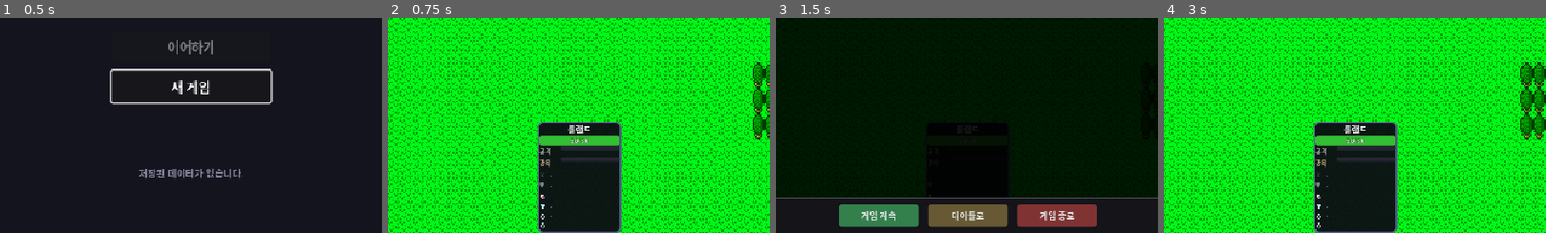
Above: before the commit, frames 1-4 (left to right).
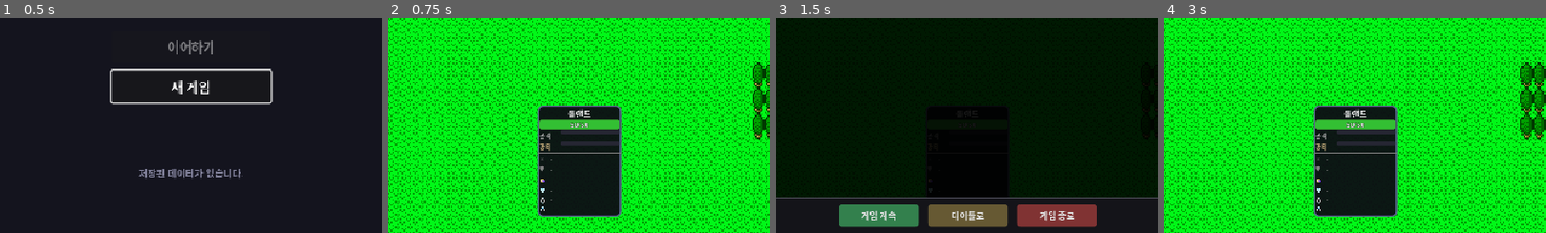
Above: after the commit, the same moments.

Repository: limmmmmmn/Appears-Appears
Game: Godot game, scene res://scenes/main/Main.tscn
Two runs of this game, one before a commit and one after it. Both use one fixed random seed, a clock stepped at 60 frames per second and the inputs below.
Inputs (mouse positions are % of the whole screen's width and height, from its top left):
- Up to frame 1 (0.5 s): no input
- Up to frame 2 (0.75 s): click "새 게임" at 0.5 s
- Up to frame 3 (1.5 s): click "☰" at 1.25 s
- Up to frame 4 (3 s): click "게임 계속" at 2 s; tap Enter at 2.75, 2.85 s; move the mouse to (72, 45) at 2.77 s; hold Right (ui_right) from 2.78 s (still down); click (72, 45) at 2.92 s
The pictures show only the part of the screen within x 25-75%, y 50-100%; the shares and areas given below are measured in that part.

Frame 1 is identical in both runs. In frame 2, 6.5% of the frame differs, in the area x 39-62%, y 40-100%; in frame 3, less than 0.1%; in frame 4, 6.5%.

Commit message:
fix: 카드 잘림 + 파티원 ATB 동기화 + 디버그 제거
- BottomPartyCards.tscn: clip_contents 제거, 높이 증가 (-160px)
- ATBManager: _sync_party_heroes() 추가 - 새 파티원 자동 ATB 등록
- 디버그 print 문 모두 제거

https://claude.ai/code/session_01EZ6NoE27XLb4yKkHJtDRDN

Diff:
--- a/scenes/ui/BottomPartyCards.tscn
+++ b/scenes/ui/BottomPartyCards.tscn
@@ -3,12 +3,11 @@
 [ext_resource type="Script" path="res://scripts/ui/field/BottomPartyCards.gd" id="1_script"]
 
 [node name="BottomPartyCards" type="Control"]
-clip_contents = true
 anchors_preset = 12
 anchor_top = 1.0
 anchor_right = 1.0
 anchor_bottom = 1.0
-offset_top = -140.0
+offset_top = -160.0
 grow_horizontal = 2
 grow_vertical = 0
 script = ExtResource("1_script")
--- a/scripts/autoload/ATBManager.gd
+++ b/scripts/autoload/ATBManager.gd
@@ -81,8 +81,25 @@
 	is_paused = paused
 
 
+func _sync_party_heroes() -> void:
+	## 파티 영웅과 ATB 목록 동기화 (새 영웅 추가)
+	var heroes := PartyManager.get_alive_heroes()
+	for hero in heroes:
+		if not hero_atb.has(hero.id):
+			var hero_dex: int = hero.get_dex()
+			var initial_atb: float = randf_range(0, 30) + hero_dex * 0.5
+			hero_atb[hero.id] = {
+				"hero": hero,
+				"atb": minf(initial_atb, ATB_MAX - 1),
+				"speed": hero_dex
+			}
+
+
 func _update_hero_atb(delta: float) -> void:
 	## 영웅 ATB 업데이트
+	# 새 영웅이 파티에 추가되었으면 ATB에 등록
+	_sync_party_heroes()
+
 	var ready_hero: Hero = null
 	var highest_atb: float = 0.0
 
--- a/scripts/battle/BattleWindow.gd
+++ b/scripts/battle/BattleWindow.gd
@@ -583,7 +583,6 @@
 		return
 
 	_bring_to_front()
-	print("[BattleWindow] execute_hero_attack emit: ", hero.id)
 	BattleManager.hero_attacked.emit(hero.id)
 
 	var skill_data: Dictionary = DataManager.get_skill(skill_id)
@@ -754,7 +753,6 @@
 		return
 
 	_bring_to_front()
-	print("[BattleWindow] hero_attacked emit: ", hero.id)
 	BattleManager.hero_attacked.emit(hero.id)
 
 	var skill_data: Dictionary = DataManager.get_skill(skill_id)
@@ -1029,7 +1027,6 @@
 	var damage := _calc_enemy_damage(enemy, target, is_crit)
 
 	PartyManager.on_hero_damaged(target, damage)
-	print("[BattleWindow] hero_damaged emit: ", target.id)
 	BattleManager.hero_damaged.emit(target.id)
 	call_deferred("_emit_party_updated")
 
--- a/scripts/ui/field/BottomPartyCards.gd
+++ b/scripts/ui/field/BottomPartyCards.gd
@@ -322,7 +322,6 @@
 		var card := hero_cards[i]
 		var hero: Hero = party[i]
 		card.hero_id = hero.id
-		print("[BottomPartyCards] set hero_id: ", hero.id, " for card ", i)
 
 		card.name_label.text = hero.hero_name
 
@@ -483,17 +482,12 @@
 
 
 func _on_hero_attacked(hero_id: String) -> void:
-	print("[BottomPartyCards] hero_attacked: ", hero_id)
 	var card := _find_card_by_hero_id(hero_id)
-	print("[BottomPartyCards] found card: ", card != null, " cards: ", hero_cards.size())
-	if card:
-		print("[BottomPartyCards] card.hero_id: ", card.hero_id)
 	if card and is_instance_valid(card.panel):
 		_play_attack_animation(card)
 
 
 func _on_hero_damaged(hero_id: String) -> void:
-	print("[BottomPartyCards] hero_damaged: ", hero_id)
 	var card := _find_card_by_hero_id(hero_id)
 	if card and is_instance_valid(card.panel):
 		_play_damage_animation(card)
